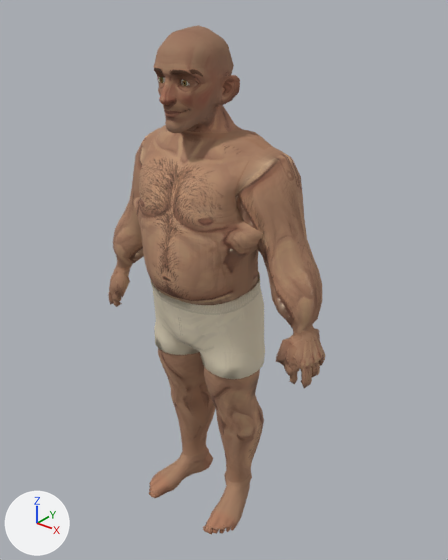
Two versions of the glTF model models/face/brother_face.glb, one commit apart.
The view is the same before and after, from a 50 mm lens placed at (1.373, -1.628, 2.064), pointed at (0.036, 0.044, 1.028). The lights are fixed; the arrows at lower left show +X, +Y and +Z. The first picture is the older version. Vertices at exactly the same position are counted once.

The scene before the commit, as lines of its bpy script (objects in view):
```python
me_brother_body = bpy.data.meshes.new('brother_body')
me_brother_body.from_pydata(...)  # 1971 vertices, 3868 faces; spans x -0.52..0.52, y -0.23..0.17, z 0.0..1.62
me_brother_body.materials.append(mat_brother_skin)  # picture img_brother_skin
me_brother_ink = bpy.data.meshes.new('brother_ink')
me_brother_ink.from_pydata(...)  # 234 vertices, 351 faces; spans x -0.49..0.49, y -0.23..0.15, z 0.01..1.58
me_brother_ink.materials.append(mat_brother_ink)  # picture img_brother_tattoo_overlay
me_brother_shorts = bpy.data.meshes.new('brother_shorts')
me_brother_shorts.from_pydata(...)  # 292 vertices, 510 faces; spans x -0.246..0.246, y -0.206..0.157, z 0.725..1.072
me_brother_shorts.materials.append(mat_brother_shorts)  # picture img_brother_shorts
ob_brother_body = bpy.data.objects.new('brother_body', me_brother_body)
ob_brother_body.location = (0.0, 0.0, 0.0)
ob_brother_ink = bpy.data.objects.new('brother_ink', me_brother_ink)
ob_brother_ink.location = (0.0, 0.0, 0.0)
ob_brother_shorts = bpy.data.objects.new('brother_shorts', me_brother_shorts)
ob_brother_shorts.location = (0.0, 0.0, 0.0)
# also in view: 'brother_head' at (0.0, -0.059, 1.769)
```
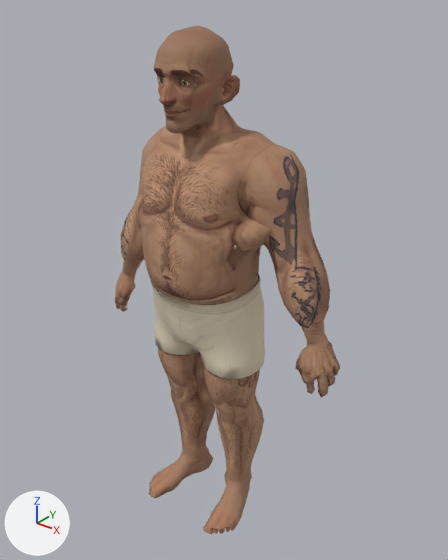
What differs and where, as boxes [x1, y1, x2, y2] in the pictures (448 x 560 px; the box of a moved part takes in the faces that stretch with it):
'brother_body', reshaped
    before: [108, 125, 325, 534]
    after: [115, 126, 340, 534]
part 1 of me_brother_body, moved or reshaped
    before: [108, 125, 325, 388]
    after: [115, 126, 340, 397]
part 2 of me_brother_body, surface changed
    before: [113, 143, 322, 534]
    after: [121, 140, 331, 534]
part 3 of me_brother_ink, rebuilt (not visible before)
    after: [269, 155, 321, 328]

Edits to the bpy script that builds the scene:
```text
Change me_brother_body:
    used by ob_brother_body; location = (0.0, 0.0, 0.0)
    remove me_brother_body.from_pydata(...)  # 1971 vertices, 3868 faces; spans x -0.52..0.52, y -0.23..0.17, z 0.0..1.62
    add me_brother_body.from_pydata(...)  # 1961 vertices, 3848 faces; spans x -0.55..0.55, y -0.23..0.19, z 0.0..1.62
    me_brother_body part 1: 548 vertices moved from x -0.52..0.52, y -0.17..0.17, z 0.82..1.61 to x -0.54..0.54, y -0.17..0.19, z 0.82..1.61; 568 vertices removed from x -0.52..0.52, y -0.11..0.09, z 0.8..1.58; 558 vertices added at x -0.55..0.55, y -0.06..0.13, z 0.74..1.58
    me_brother_body part 2: 937 kept faces spanning x -0.54..0.54, y -0.23..0.19, z 0.0..1.58 get new texture (UV) coordinates
Change me_brother_ink:
    used by ob_brother_ink; location = (0.0, 0.0, 0.0)
    remove me_brother_ink.from_pydata(...)  # 234 vertices, 351 faces; spans x -0.49..0.49, y -0.23..0.15, z 0.01..1.58
    add me_brother_ink.from_pydata(...)  # 246 vertices, 363 faces; spans x -0.49..0.49, y -0.21..0.19, z 0.0..1.58
    me_brother_ink part 3: the loose piece of 143 vertices spanning x 0.14..0.49, y -0.11..0.15, z 0.98..1.58 is rebuilt with 139 vertices and now spans x 0.13..0.49, y -0.08..0.19, z 0.94..1.58
    other edits to the shape of me_brother_ink do not show in these pictures
```
